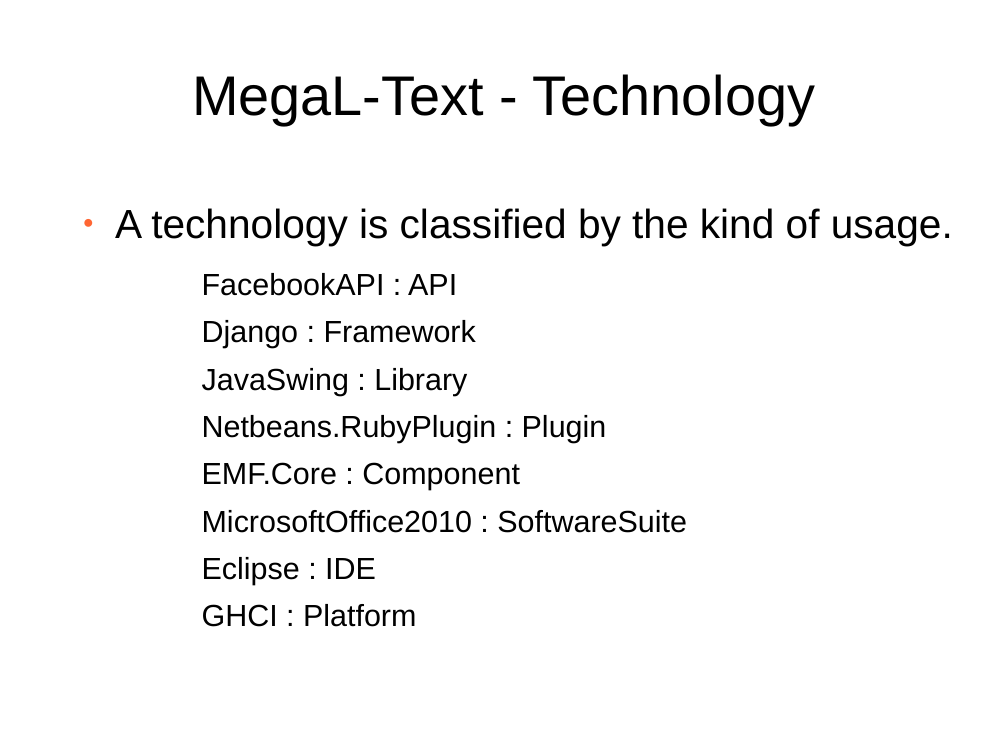
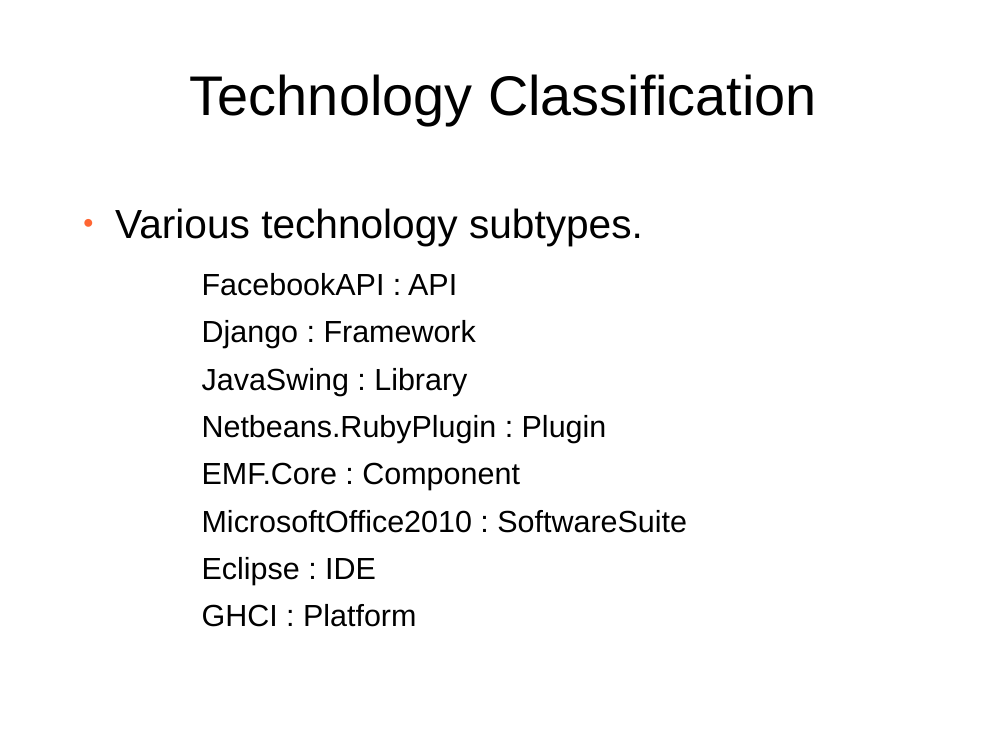
Before and after one commit to softlang/megalib, a slide deck: slide 25 of docs/LanguageDescription.odp (slide 22 before the commit). Drawn at 1008x756 pixels with LibreOffice and Linux fonts; fonts in the diff are those of the drawing; background and template pictures are left out. Boxes give left, top, right and bottom in pixels: in the first picture for what was removed or moved away, otherwise in the second. Text is boxed around its words. In the diff, an @@ line names an element or a change of style, - is before the commit and + after.

```diff
--- a/docs/LanguageDescription.odp
+++ b/docs/LanguageDescription.odp
@@ title at (190,74,817,125): text changed @@
-MegaL-Text - Technology
+Technology Classification
@@ text at (115,208,643,246): text changed @@
-● A technology is classified by the kind of usage.
+● Various technology subtypes.
```
Also in this commit, not shown: 35 other slides changed, 14 slides added, 4 slides removed, 2 other files.
